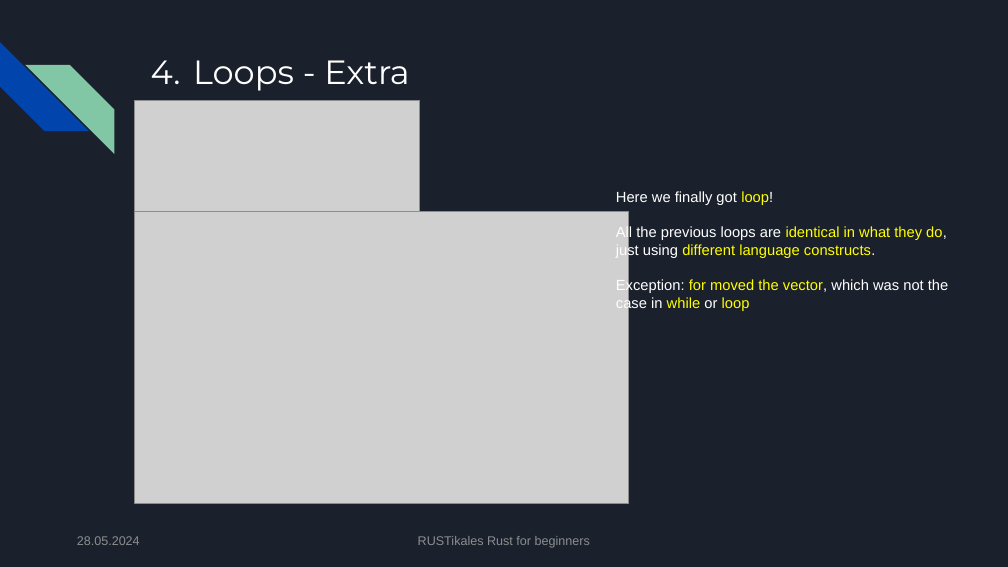
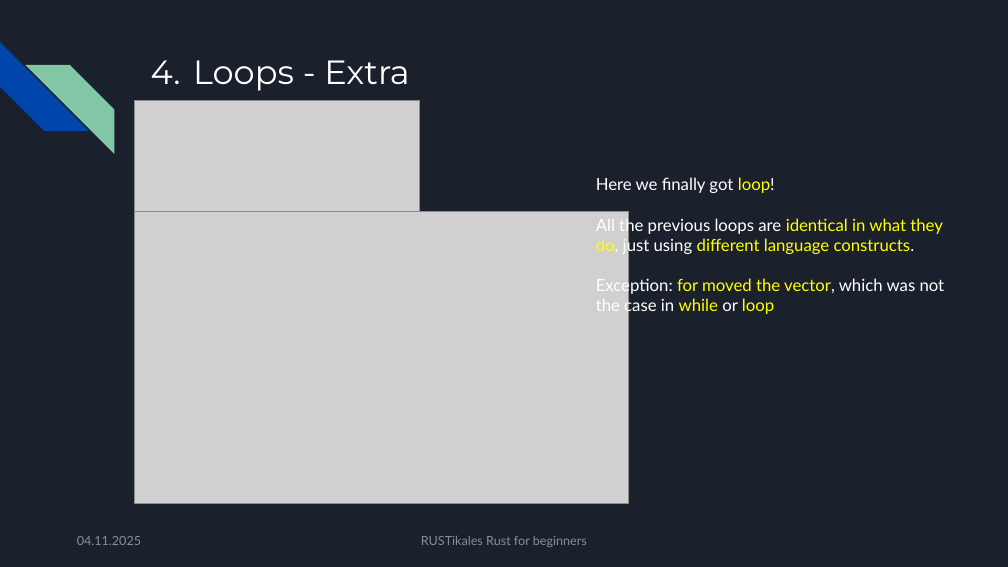
Before and after one commit to pfhaupt/progkurs, a slide deck: slide 204 of rust-beginner/04 - loop, while, for/04 - original.pptx (slide 177 before the commit). Drawn at 1008x567 pixels with LibreOffice and Linux fonts; fonts in the diff are those of the drawing; grey boxes stand for pictures. Boxes give left, top, right and bottom in pixels: in the first picture for what was removed or moved away, otherwise in the second. Text is boxed around its words. In the diff, an @@ line names an element or a change of style, - is before the commit and + after.

Commit message:
[R-B-04] Update slides
- Add section about `break` and `continue`
- Increase font size
- Instead of mixing Arial and Lato, we're now only using Lato as a text font

```diff
--- a/rust-beginner/04 - loop, while, for/04 - original.pptx
+++ b/rust-beginner/04 - loop, while, for/04 - original.pptx
@@ text "Here we finally got loop!" moved from (x1=616, y1=191, x2=948, y2=311) to (x1=596, y1=177, x2=945, y2=315) @@
@@ text "Here we finally got loop!" at (x1=596, y1=177, x2=945, y2=315): size 14 to 16 pt, font Arial to Lato @@
@@ text at (x1=77, y1=536, x2=141, y2=545): text changed; font Arial to Lato @@
-28.05.2024
+04.11.2025
@@ text "RUSTikales Rust for beginners" at (x1=421, y1=536, x2=587, y2=547): font Arial to Lato @@
```
Also in this commit, not shown: 176 other slides changed, 28 slides added, 1 slide removed, 1 other file.
